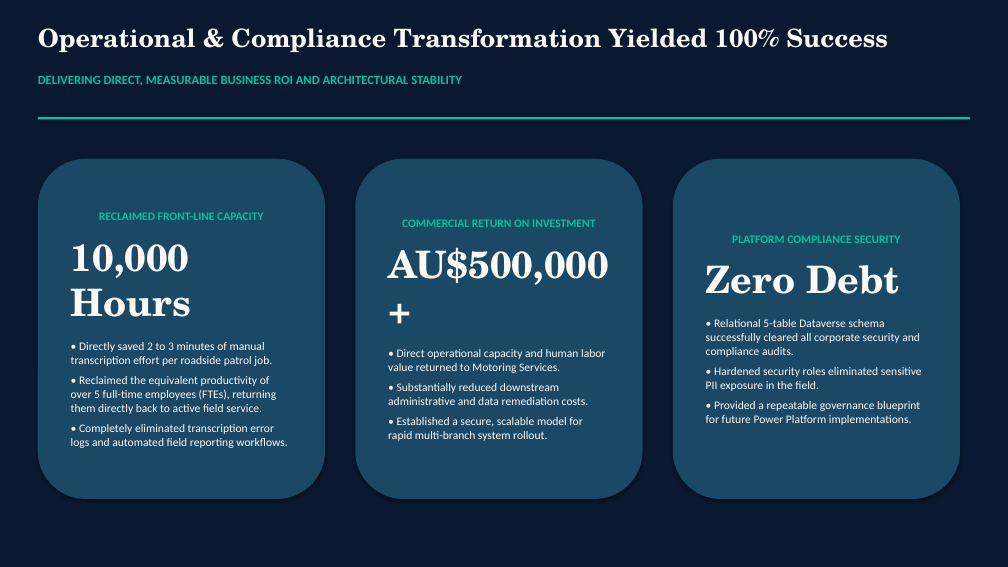
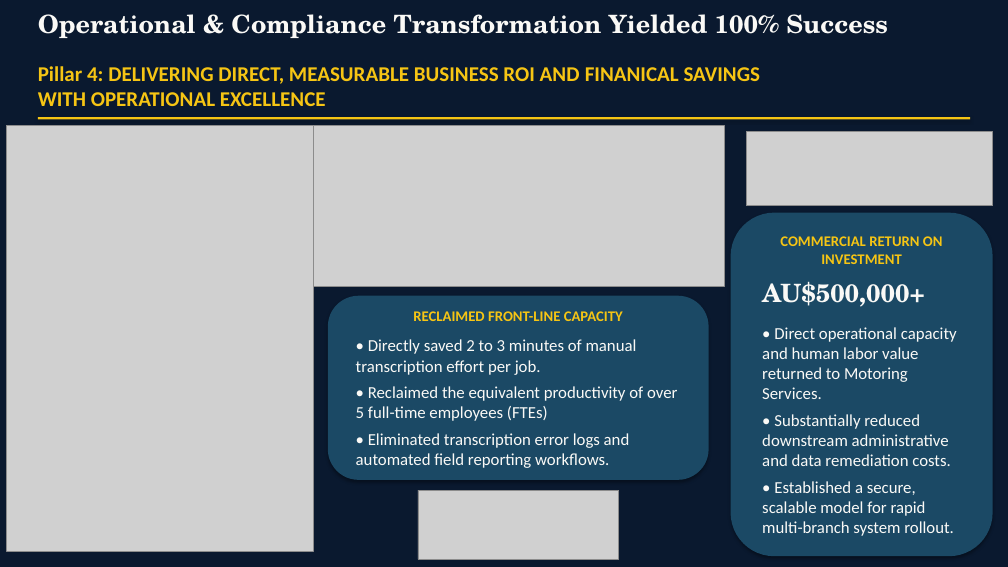
Before and after one commit to daveliong/Projects, a slide deck: slide 7 of VIA/vehicle_inspection_app_case_study.pptx. Drawn at 1008x567 pixels with LibreOffice and Linux fonts; fonts in the diff are those of the drawing; grey boxes stand for pictures. Boxes give left, top, right and bottom in pixels: in the first picture for what was removed or moved away, otherwise in the second. Text is boxed around its words. In the diff, an @@ line names an element or a change of style, - is before the commit and + after.

```diff
--- a/VIA/vehicle_inspection_app_case_study.pptx
+++ b/VIA/vehicle_inspection_app_case_study.pptx
@@ text "Operational & Compliance Transformation Yielded ...": place and size @@
-text "Operational & Compliance Transformation Yielded ..." at (38,28,888,52)
+text "Operational & Compliance Transformation Yielded ..." at (38,14,888,38)
@@ text at (38,66,761,106): text changed; size 12 to 20 pt; text colour #00C49F to #F6C514 @@
-DELIVERING DIRECT, MEASURABLE BUSINESS ROI AND ARCHITECTURAL STABILITY
+Pillar 4: DELIVERING DIRECT, MEASURABLE BUSINESS ROI AND FINANICAL SAVINGS WITH OPERATIONAL EXCELLENCE
@@ rectangle at (38,117,970,119): fill #00C49F to #F6C514 @@
@@ picture added at (7,126,313,552) @@
@@ picture added at (313,126,724,287) @@
@@ picture added at (746,132,993,206) @@
@@ rounded rectangle removed at (673,159,960,499) @@
-PLATFORM COMPLIANCE SECURITY
-Zero Debt
-• Relational 5-table Dataverse schema successfully cleared all corporate security and compliance audits.
-• Hardened security roles eliminated sensitive PII exposure in the field.
-• Provided a repeatable governance blueprint for future Power Platform implementations.
@@ rounded rectangle "COMMERCIAL RETURN ON INVESTMENT": place and size @@
-rounded rectangle "COMMERCIAL RETURN ON INVESTMENT" at (355,159,643,499)
+rounded rectangle "COMMERCIAL RETURN ON INVESTMENT" at (730,212,993,556)
@@ rounded rectangle "COMMERCIAL RETURN ON INVESTMENT" at (730,212,993,556): size 11 to 14 pt, text colour #00C49F to #F6C514 in "COMMERCIAL RETURN ON INVESTMENT"; size 36 to 24 pt in "AU$500,000+"; size 11 to 16 pt in "• Direct operational capacity and human labor ...", "• Substantially reduced downstream administrative and data ...", "• Established a secure, scalable model for ..." @@
@@ rounded rectangle "RECLAIMED FRONT-LINE CAPACITY": place and size @@
-rounded rectangle "RECLAIMED FRONT-LINE CAPACITY" at (38,159,325,499)
+rounded rectangle "RECLAIMED FRONT-LINE CAPACITY" at (328,296,709,480)
@@ text in rounded rectangle at (413,311,623,321): size 11 to 14 pt, text colour #00C49F to #F6C514 in "RECLAIMED FRONT-LINE CAPACITY" @@
@@ text in rounded rectangle at (356,339,677,468): text changed; size 11 to 16 pt @@
-10,000 Hours
-• Directly saved 2 to 3 minutes of manual transcription effort per roadside patrol job.
-• Reclaimed the equivalent productivity of over 5 full-time employees (FTEs), returning them directly back to active field service.
-• Completely eliminated transcription error logs and automated field reporting workflows.
+• Directly saved 2 to 3 minutes of manual transcription effort per job.
+• Reclaimed the equivalent productivity of over 5 full-time employees (FTEs)
+• Eliminated transcription error logs and automated field reporting workflows.
@@ picture added at (418,490,619,560) @@
```
Also in this commit, not shown: 4 other slides changed, 2 slides added, 2 slides removed, 2 other files.
